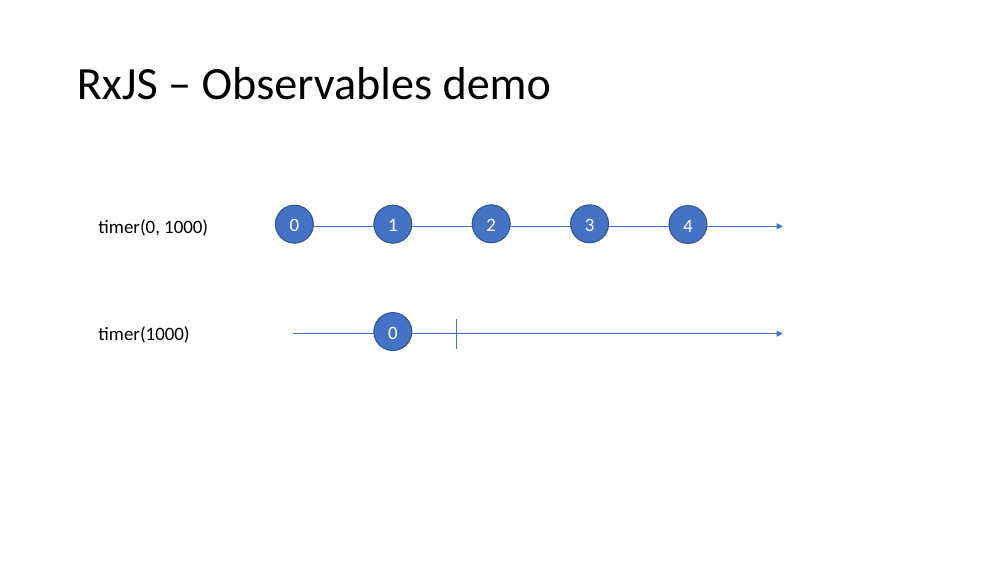
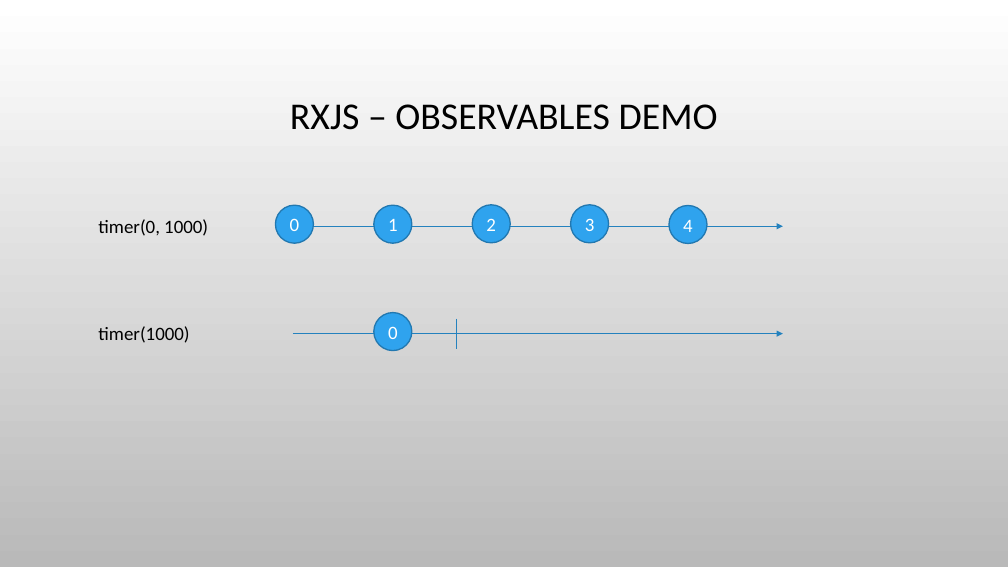
Before and after one commit to bertleemput/reactive-demo, a slide deck: slide 9 of Reactive Programming.pptx (slide 8 before the commit). Drawn at 1008x567 pixels with LibreOffice and Linux fonts; fonts in the diff are those of the drawing; background and template pictures are left out. Boxes give left, top, right and bottom in pixels: in the first picture for what was removed or moved away, otherwise in the second. Text is boxed around its words. In the diff, an @@ line names an element or a change of style, - is before the commit and + after.

```diff
--- a/Reactive Programming.pptx
+++ b/Reactive Programming.pptx
@@ background #FFFFFF to picture (left out) @@
@@ title at <box>290,104,718,130</box>: text changed; size 44 to 36 pt @@
-RxJS – Observables demo
+RXJS – OBSERVABLES DEMO
@@ arrow (293, 226) - (783, 226): stroke #4472C4 1.25 pt to #2683BF 1.25 pt @@
@@ fill #4472C4 to #2FA3EE; outline #325491 1 pt to #2379B0 1.25 pt in 6 elements at <box>275,205,313,243</box>, <box>374,205,411,243</box>, <box>473,205,510,243</box>, <box>571,205,609,243</box>, <box>669,206,707,243</box>, <box>374,312,411,350</box> @@
@@ line (457, 319) - (457, 349): stroke #4472C4 1 pt to #2683BF 1 pt @@
@@ arrow (293, 333) - (783, 333): stroke #4472C4 1.25 pt to #2683BF 1.25 pt @@
```
Also in this commit, not shown: 12 other slides changed, 4 slides added.
